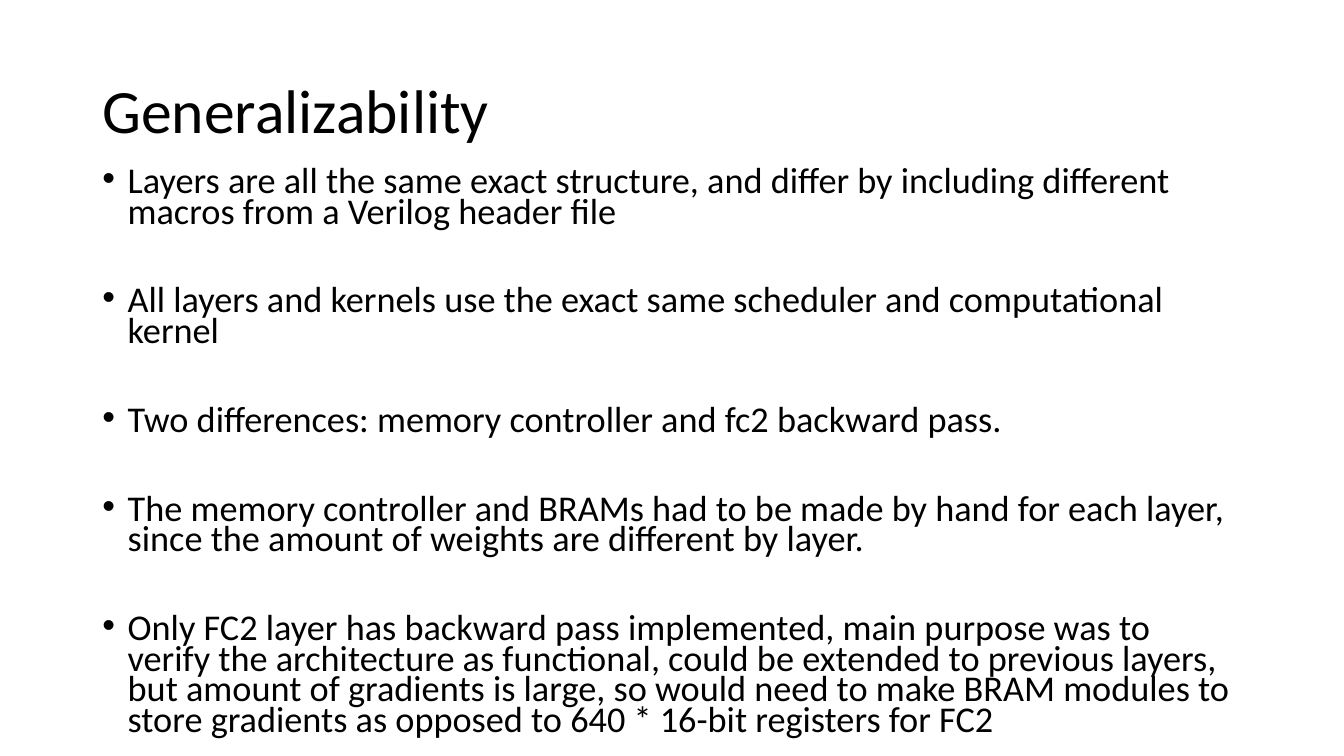
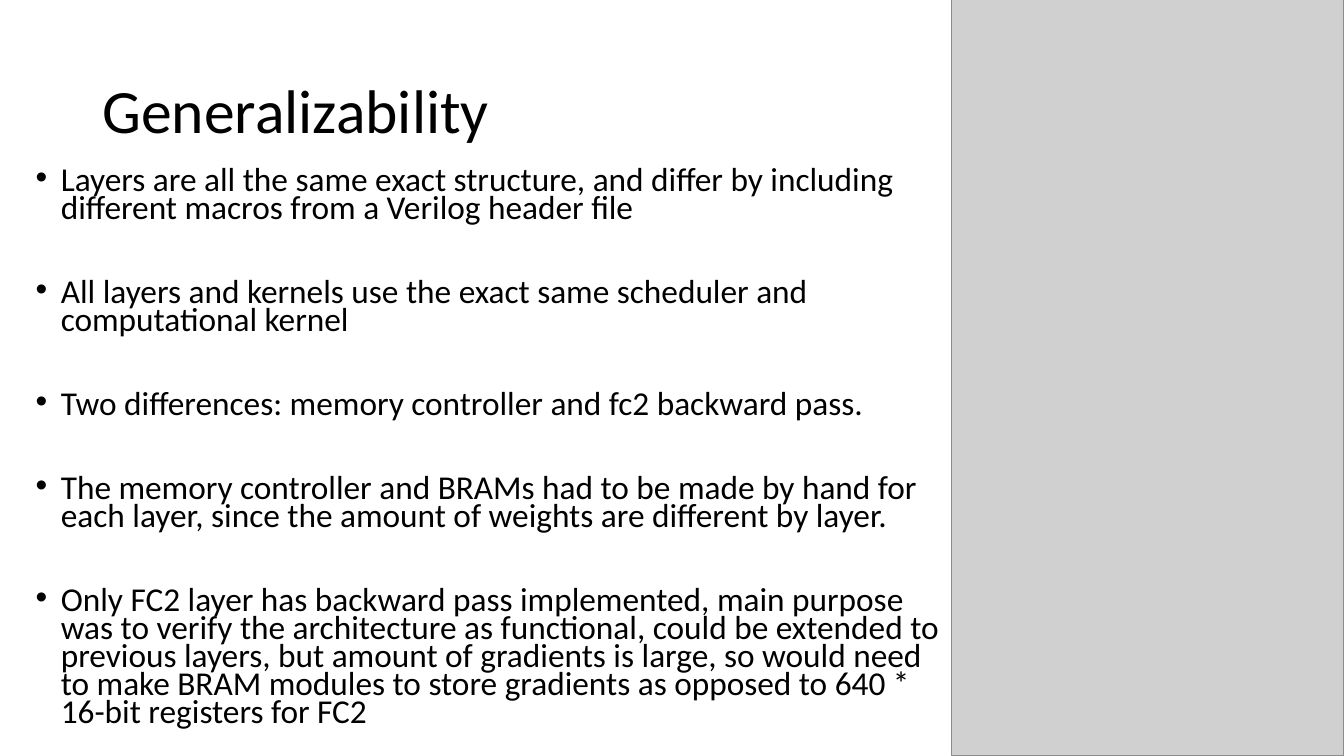
Before and after one commit to erikgroving/NeuralNetworkHardwareAccelerator, a slide deck: slide 17 of WeeklyPresentations/update10_05_26.pptx. Drawn at 1344x756 pixels with LibreOffice and Linux fonts; fonts in the diff are those of the drawing; grey boxes stand for pictures. Boxes give left, top, right and bottom in pixels: in the first picture for what was removed or moved away, otherwise in the second. Text is boxed around its words. In the diff, an @@ line names an element or a change of style, - is before the commit and + after.

```diff
--- a/WeeklyPresentations/update10_05_26.pptx
+++ b/WeeklyPresentations/update10_05_26.pptx
@@ picture added at box(952, 0, 1344, 756) @@
@@ text "Layers are all the same ...": place and size @@
-text "Layers are all the same ..." at box(128, 167, 1229, 739)
+text "Layers are all the same ..." at box(61, 168, 938, 729)
@@ text "Layers are all the same ..." at box(61, 168, 938, 729): size 25.9 to 23.8 pt @@
```
Also in this commit, not shown: 1 other file.
